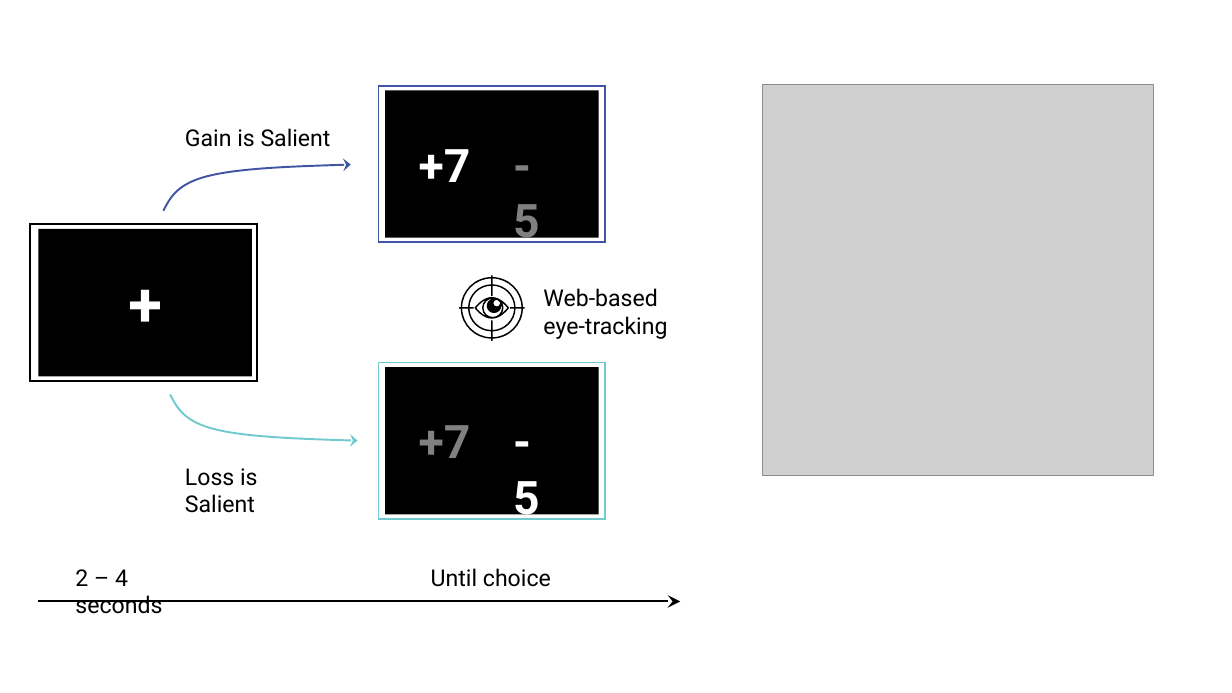
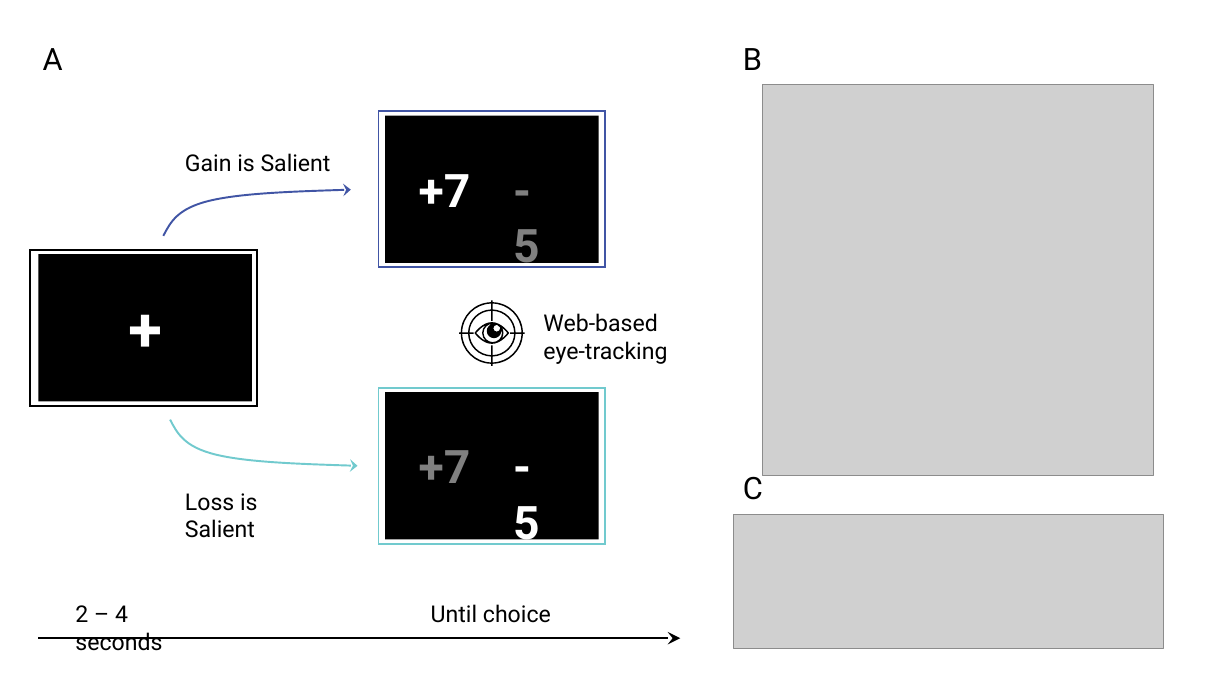
Before and after one commit to simonedambrogio/Brightness, a slide deck: slide 1 of docs/manuscript/figures/fig1/fig1.pptx. Drawn at 1232x693 pixels with LibreOffice and Linux fonts; fonts in the diff are those of the drawing; grey boxes stand for pictures. Boxes give left, top, right and bottom in pixels: in the first picture for what was removed or moved away, otherwise in the second. Text is boxed around its words. In the diff, an @@ line names an element or a change of style, - is before the commit and + after.

```diff
--- a/docs/manuscript/figures/fig1/fig1.pptx
+++ b/docs/manuscript/figures/fig1/fig1.pptx
@@ text added at <box>43,48,63,70</box>, 24 pt, text #000000 @@
+A
@@ text added at <box>743,48,762,70</box>, 24 pt, text #000000 @@
+B
@@ 8 texts, 6 rectangles, 3 freeform shapes: place and size @@
-8 texts, 6 rectangles, 3 freeform shapes at <box>30,86,667,525</box>
+8 texts, 6 rectangles, 3 freeform shapes at <box>30,111,667,550</box>
@@ text added at <box>743,471,763,500</box>, 24 pt, text #000000 @@
+C
@@ picture added at <box>734,515,1164,649</box> @@
@@ 2 texts, 1 arrow: place and size @@
-2 texts, 1 arrow at <box>39,568,680,614</box>
+2 texts, 1 arrow at <box>39,604,680,651</box>
```
Also in this commit, not shown: 36 other files.
